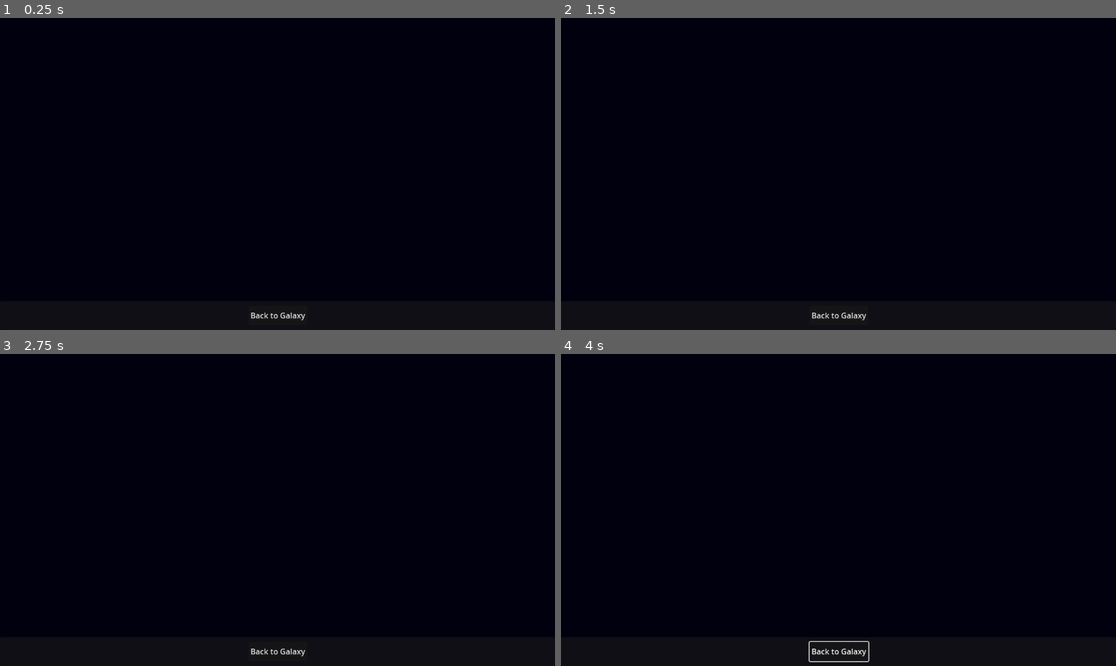
Above: before the commit, frames 1-4 (two rows, left to right).
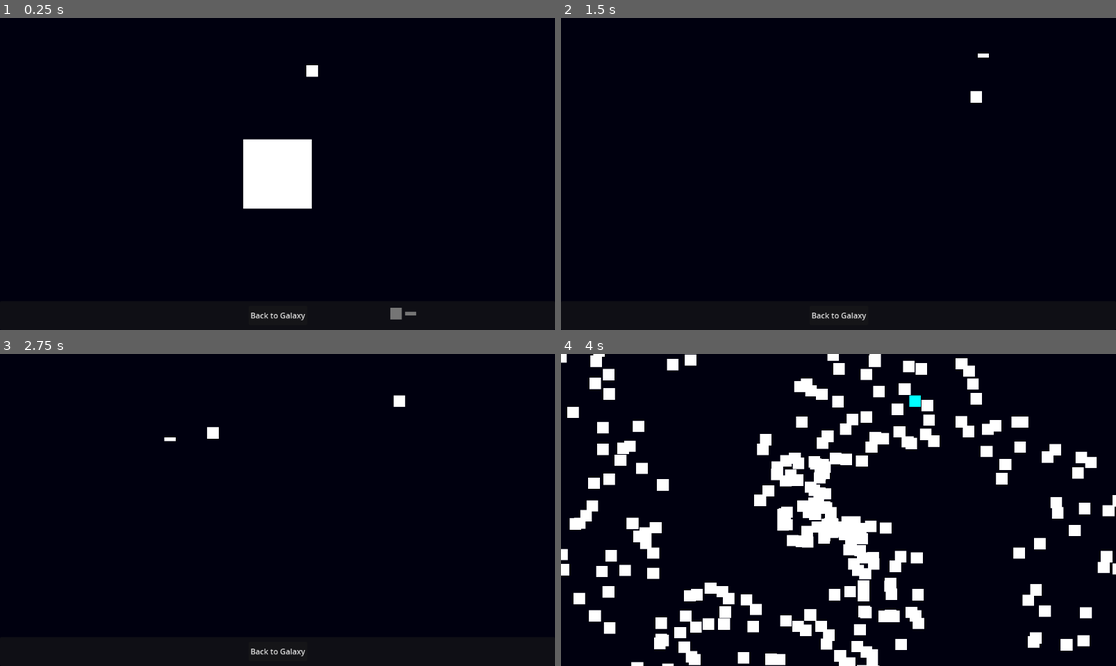
Above: after the commit, the same moments.

Repository: indifferenteye/hegswarm
Game: Godot game, scene res://scenes/galaxy.tscn
Two runs of this game, one before a commit and one after it. Both use one fixed random seed, a clock stepped at 60 frames per second and the inputs below.
Inputs (mouse positions are in pixels of both pictures, inside the frame that each line leads up to):
- Up to frame 1 (0.25 s): no input
- Up to frame 2 (1.5 s): tap Enter at 0.5 s; move the mouse to (960, 158) at 0.52 s; hold S (camera_move_down) 0.53-1.28 s; click (960, 158) at 0.67 s; move the mouse to (727, 189) at 1.27 s; tap A (camera_move_left) at 1.35 s; click (727, 189) at 1.42 s
- Up to frame 3 (2.75 s): move the mouse to (333, 441) at 2.02 s; hold D (camera_move_right) from 2.03 s (still down); click (333, 441) at 2.17 s
- Up to frame 4 (4 s): release D (camera_move_right) at 2.75 s; click "Back to Galaxy" at 2.75 s; move the mouse to (810, 572) at 3.52 s; tap W (camera_move_up) at 3.6 s; click (810, 572) at 3.67 s

The runs differ from the first frame. In frame 1, 3.0% of the frame differs, in the area x 43-75%, y 15-97%; in frame 2, 0.1%; in frame 3, 0.2%; in frame 4, 16%, in the area x 0-100%, y 0-100%.
Error before the commit: Parse Error: Expected statement, found "Indent" instead. (res://scripts/star_system.gd:49)

Commit message:
inspector changes: refixed scroll bug

Diff:
--- a/assets/sun.tscn
+++ b/assets/sun.tscn
@@ -1,6 +1,4 @@
-[gd_scene load_steps=3 format=3 uid="uid://b4rey3dsg2s6k"]
-
-[ext_resource type="PackedScene" uid="uid://ds735w7luhcc7" path="res://assets/drone.tscn" id="1_6lfpa"]
+[gd_scene load_steps=2 format=3 uid="uid://b4rey3dsg2s6k"]
 
 [sub_resource type="CanvasTexture" id="CanvasTexture_e1m50"]
 
@@ -11,6 +9,3 @@
 scale = Vector2(95.0612, -96.0268)
 texture = SubResource("CanvasTexture_e1m50")
 offset = Vector2(-2.98023e-08, 0)
-
-[node name="Planet" parent="." instance=ExtResource("1_6lfpa")]
-position = Vector2(-311, 150)
--- a/scripts/star.gd
+++ b/scripts/star.gd
@@ -24,6 +24,12 @@
 	if event is InputEventMouseButton and event.button_index == MOUSE_BUTTON_LEFT and event.pressed:
 		_on_star_clicked()
 
+func _on_area_2d_input_event(viewport: Node, event: InputEvent, shape_idx: int) -> void:
+	if event is InputEventMouseButton and event.button_index == MOUSE_BUTTON_LEFT and event.pressed:
+		_on_star_clicked()
+		print(event)
+
+
 func _on_area_2d_mouse_entered() -> void:
 	$Sprite2D.modulate = hover_color
 
--- a/scripts/star_system.gd
+++ b/scripts/star_system.gd
@@ -46,10 +46,10 @@
 	if drone_scene == null or planets.is_empty():
 		return
 	drone = drone_scene.instantiate()
-		add_child(drone)
-		var planet: Node2D = planets[rng.randi_range(0, planets.size() - 1)]
-		drone.position = planet.position + Vector2(20, 0)
-		drone_target = drone.position
+	add_child(drone)
+	var planet: Node2D = planets[rng.randi_range(0, planets.size() - 1)]
+	drone.position = planet.position + Vector2(20, 0)
+	drone_target = drone.position
 
 func _process(delta: float) -> void:
 	if drone:
